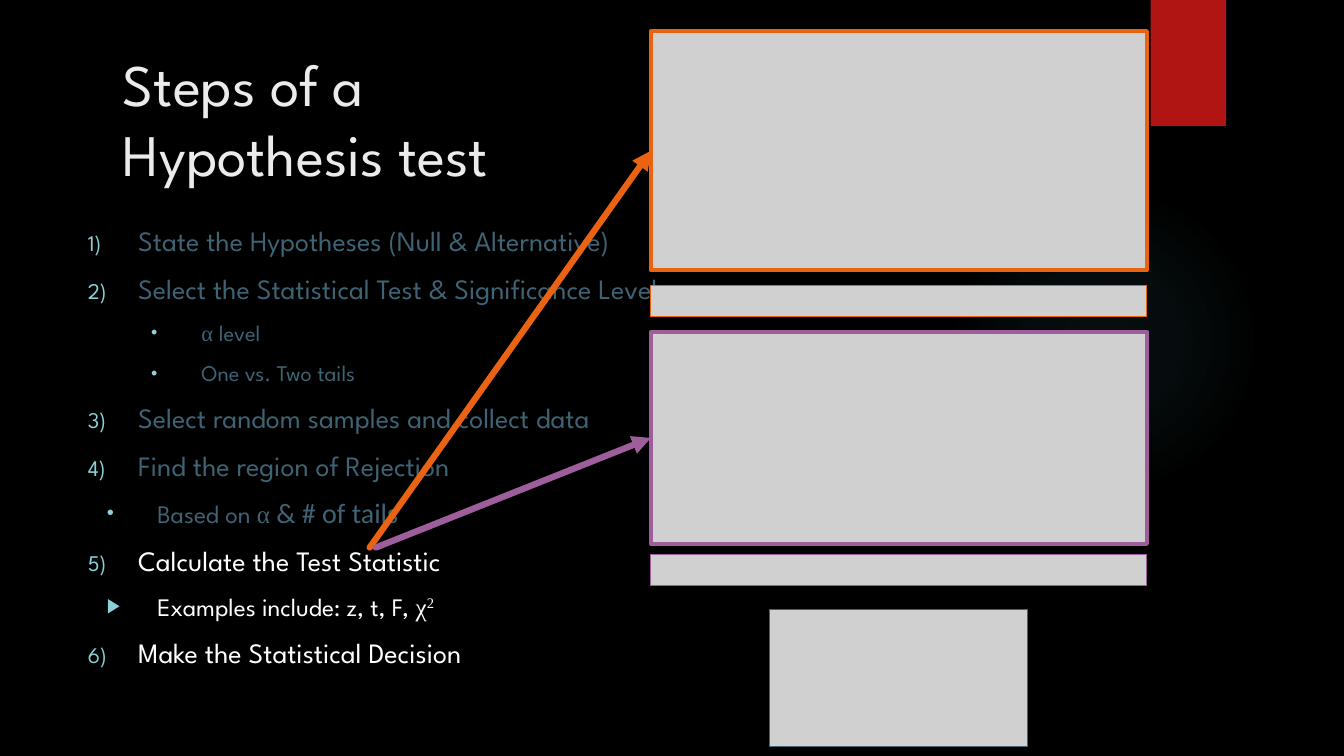
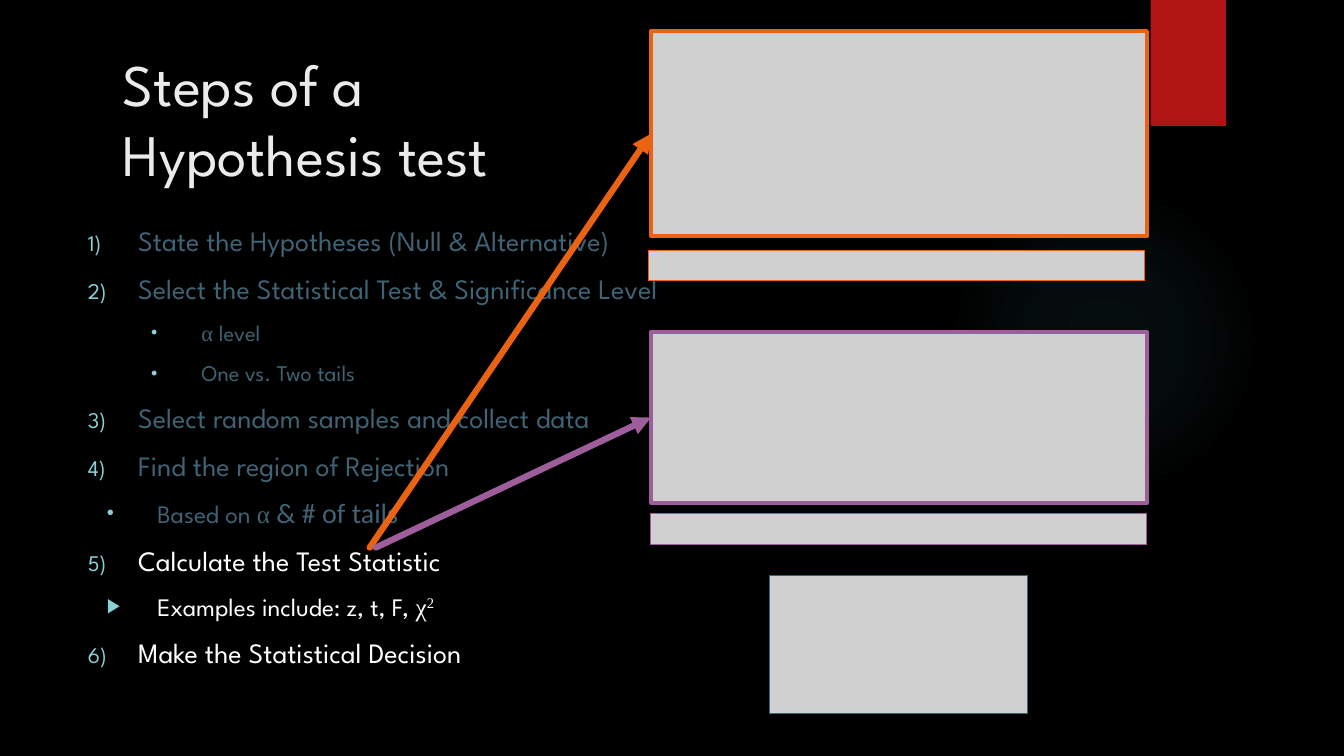
Before and after one commit to TysonStanley/EDUC-6600, a slide deck: slide 5 of Slides/u02_Ch7_ttest.pptx. Drawn at 1344x756 pixels with LibreOffice and Linux fonts; fonts in the diff are those of the drawing; grey boxes stand for pictures; background and template pictures are left out. Boxes give left, top, right and bottom in pixels: in the first picture for what was removed or moved away, otherwise in the second. Text is boxed around its words. In the diff, an @@ line names an element or a change of style, - is before the commit and + after.

```diff
--- a/Slides/u02_Ch7_ttest.pptx
+++ b/Slides/u02_Ch7_ttest.pptx
@@ picture: place and size @@
-picture at box(651, 31, 1147, 270)
+picture at box(651, 31, 1147, 237)
@@ arrow moved from (370, 547) - (651, 151) to (370, 547) - (651, 134) @@
@@ picture added at box(648, 250, 1144, 280) @@
@@ picture removed at box(651, 286, 1147, 317) @@
@@ picture: place and size @@
-picture at box(651, 332, 1147, 543)
+picture at box(651, 332, 1147, 503)
@@ arrow moved from (376, 547) - (651, 438) to (376, 547) - (651, 417) @@
@@ picture added at box(651, 514, 1147, 544) @@
@@ picture removed at box(651, 555, 1147, 585) @@
@@ picture: place and size @@
-picture at box(770, 609, 1028, 746)
+picture at box(770, 576, 1028, 713)
```
Also in this commit, not shown: 2 other slides changed.
